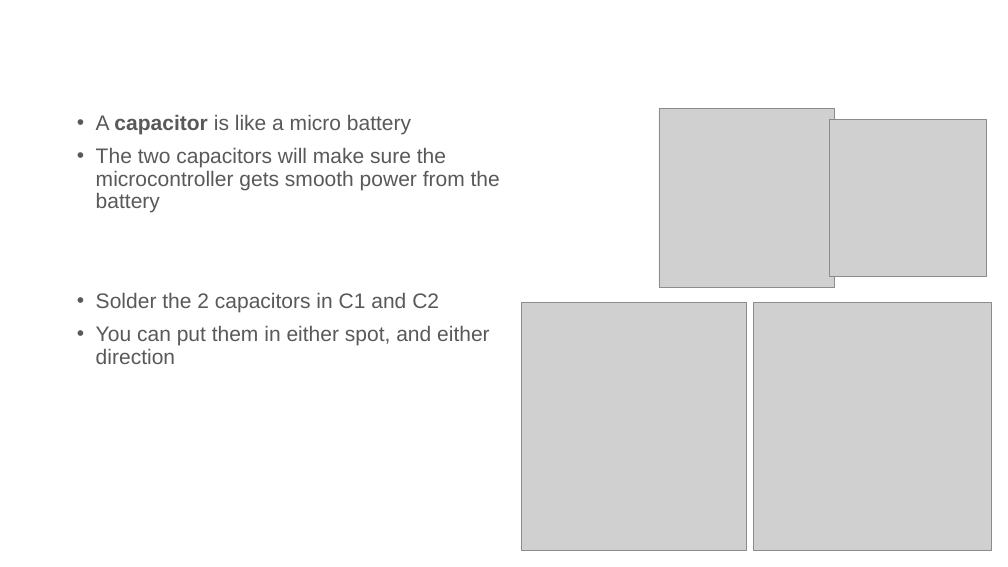
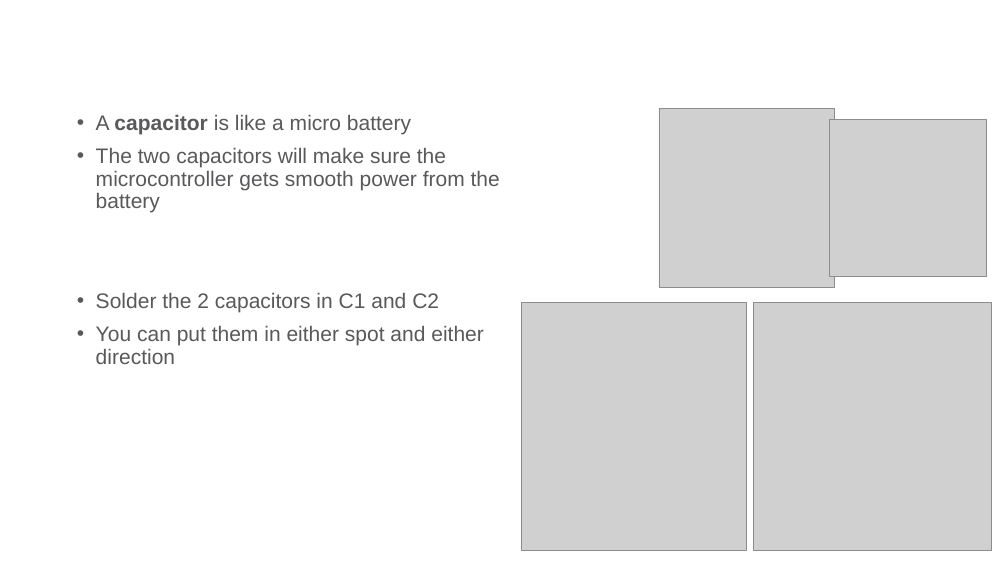
Before and after one commit to y-board/mini-workshop, a slide deck: slide 5 of presentation/yboard_mini_instructions.pptx. Drawn at 1008x567 pixels with LibreOffice and Linux fonts; fonts in the diff are those of the drawing; grey boxes stand for pictures; background and template pictures are left out. Boxes give left, top, right and bottom in pixels: in the first picture for what was removed or moved away, otherwise in the second. Text is boxed around its words. In the diff, an @@ line names an element or a change of style, - is before the commit and + after.

Commit message:
Fix some typos

```diff
--- a/presentation/yboard_mini_instructions.pptx
+++ b/presentation/yboard_mini_instructions.pptx
@@ text at <box>96,326,484,364</box>: text changed @@
-• You can put them in either spot, and either direction
+• You can put them in either spot and either direction
```
Also in this commit, not shown: 5 other slides changed.
